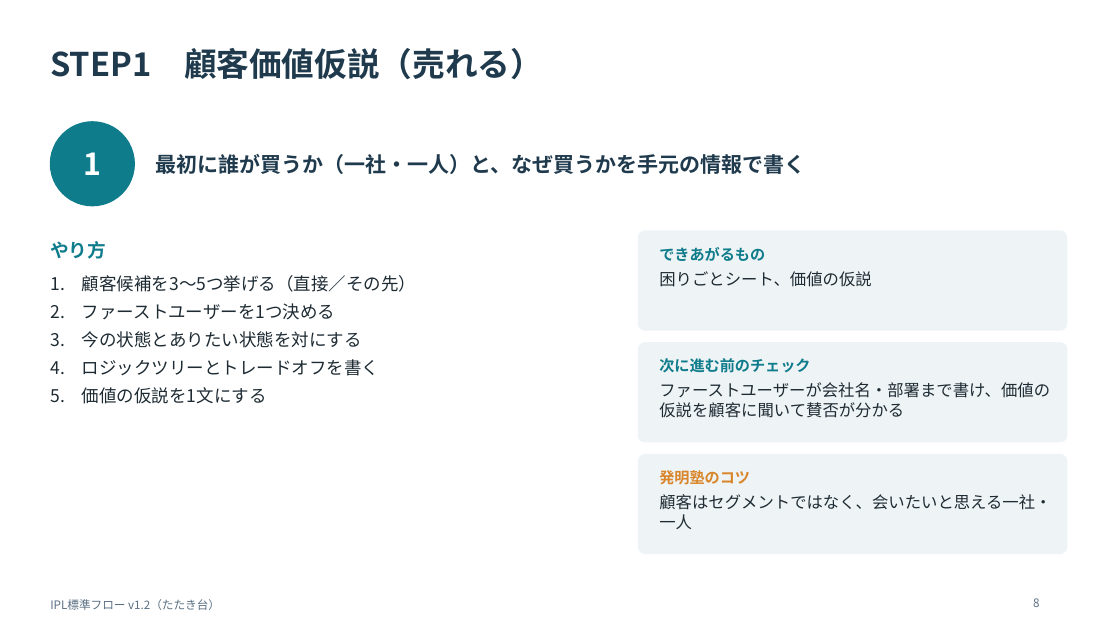
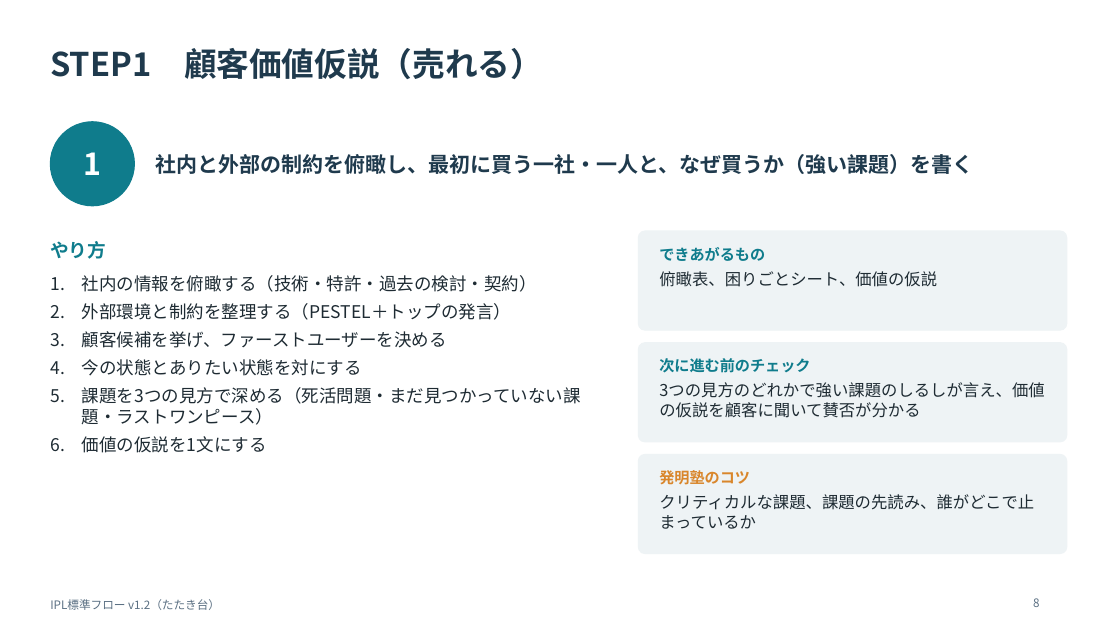
Before and after one commit to utpm6342836-cloud/IPL, a slide deck: slide 8 of deliverables/IPL標準フロー_説明資料_v1.2.pptx. Drawn at 1120x630 pixels with LibreOffice and Linux fonts; fonts in the diff are those of the drawing. Boxes give left, top, right and bottom in pixels: in the first picture for what was removed or moved away, otherwise in the second. Text is boxed around its words. In the diff, an @@ line names an element or a change of style, - is before the commit and + after.

```diff
--- a/deliverables/IPL標準フロー_説明資料_v1.2.pptx
+++ b/deliverables/IPL標準フロー_説明資料_v1.2.pptx
@@ text at (155, 154, 973, 174): text changed @@
-最初に誰が買うか（一社・一人）と、なぜ買うかを手元の情報で書く
+社内と外部の制約を俯瞰し、最初に買う一社・一人と、なぜ買うか（強い課題）を書く
@@ text at (82, 275, 537, 348): text changed @@
-1. 顧客候補を3〜5つ挙げる（直接／その先）
-2. ファーストユーザーを1つ決める
+1. 社内の情報を俯瞰する（技術・特許・過去の検討・契約）
+2. 外部環境と制約を整理する（PESTEL＋トップの発言）
+3. 顧客候補を挙げ、ファーストユーザーを決める
@@ text at (659, 271, 937, 287): text changed @@
-困りごとシート、価値の仮説
+俯瞰表、困りごとシート、価値の仮説
@@ text at (82, 387, 581, 425): text changed @@
-4. ロジックツリーとトレードオフを書く
+5. 課題を3つの見方で深める（死活問題・まだ見つかっていない課題・ラストワンピース）
@@ text at (659, 382, 1044, 418): text changed @@
-ファーストユーザーが会社名・部署まで書け、価値の仮説を顧客に聞いて賛否が分かる
+3つの見方のどれかで強い課題のしるしが言え、価値の仮説を顧客に聞いて賛否が分かる
@@ text at (659, 494, 1034, 529): text changed @@
-顧客はセグメントではなく、会いたいと思える一社・一人
+クリティカルな課題、課題の先読み、誰がどこで止まっているか
```
Also in this commit, not shown: 1 other slide changed, 22 other files.
